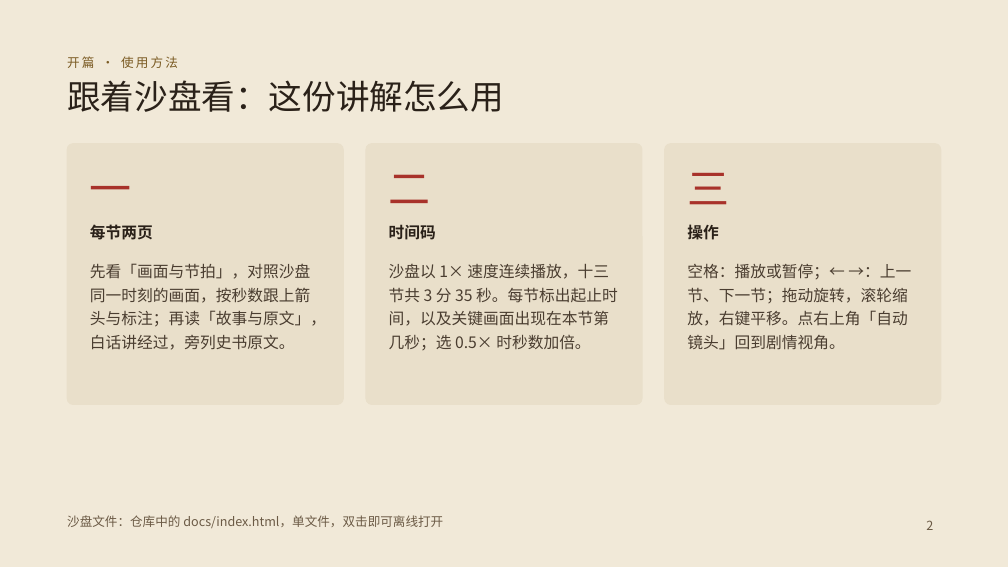
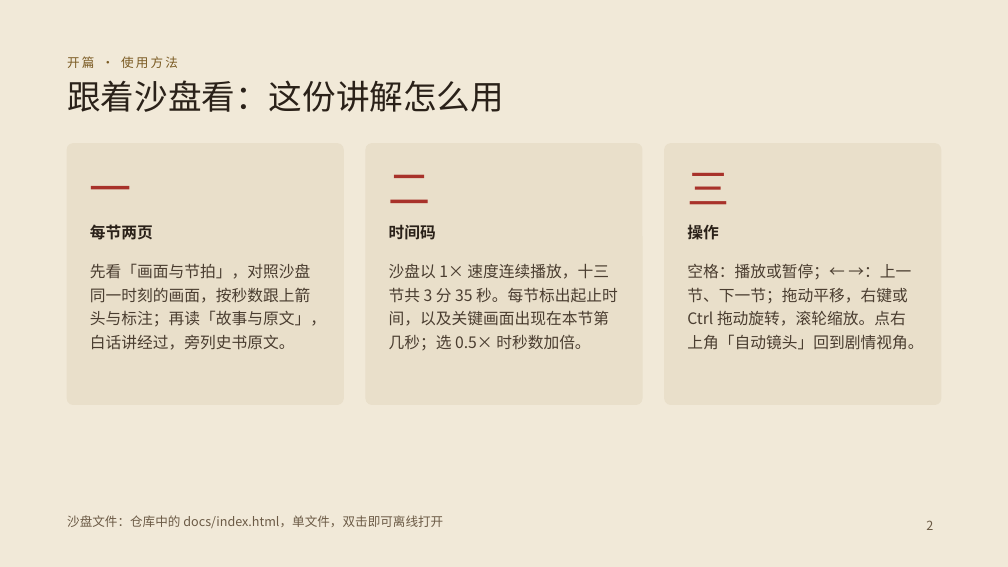
Before and after one commit to gaolinshencn-lab/Feishui_zhizhan, a slide deck: slide 2 of docs/feishui-guide.pptx. Drawn at 1008x567 pixels with LibreOffice and Linux fonts; fonts in the diff are those of the drawing. Boxes give left, top, right and bottom in pixels: in the first picture for what was removed or moved away, otherwise in the second. Text is boxed around its words. In the diff, an @@ line names an element or a change of style, - is before the commit and + after.

```diff
--- a/docs/feishui-guide.pptx
+++ b/docs/feishui-guide.pptx
@@ text at [687, 264, 923, 350]: text changed @@
-空格：播放或暂停；← →：上一节、下一节；拖动旋转，滚轮缩放，右键平移。点右上角「自动镜头」回到剧情视角。
+空格：播放或暂停；← →：上一节、下一节；拖动平移，右键或 Ctrl 拖动旋转，滚轮缩放。点右上角「自动镜头」回到剧情视角。
```
Also in this commit, not shown: 7 other files.
